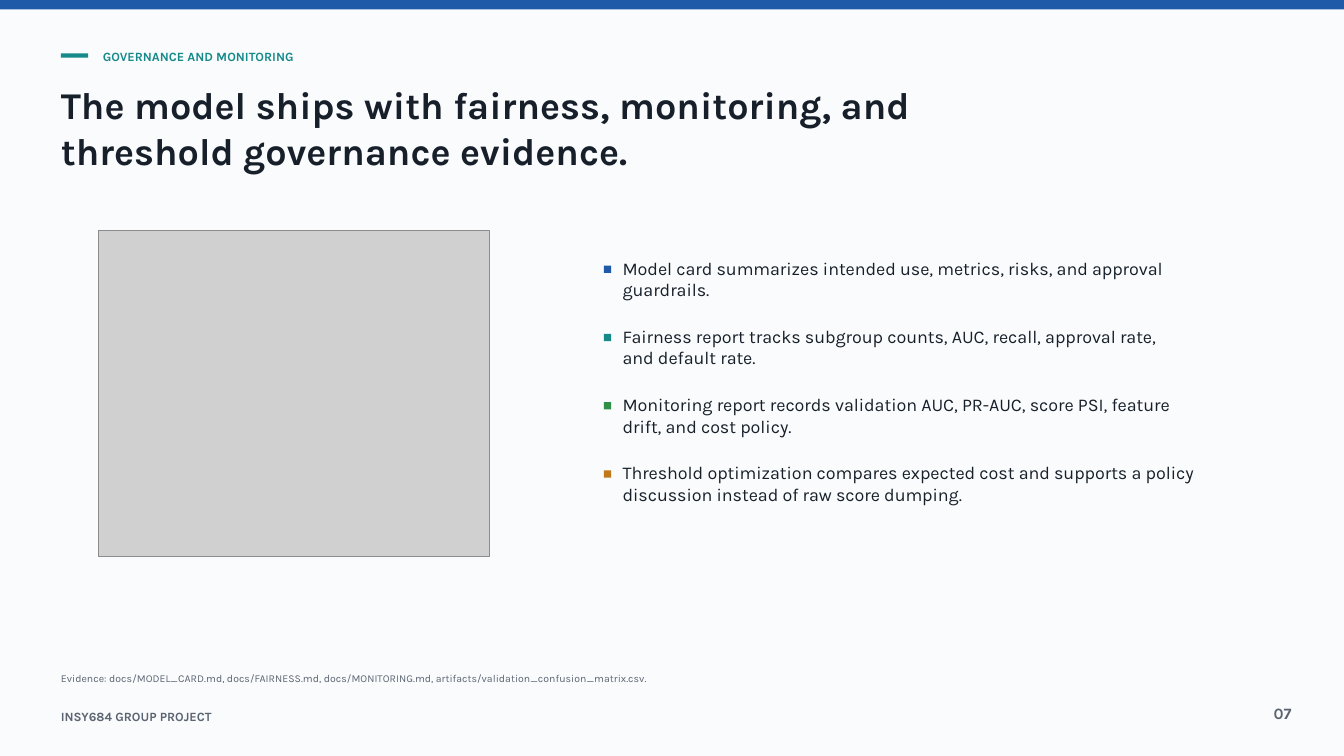
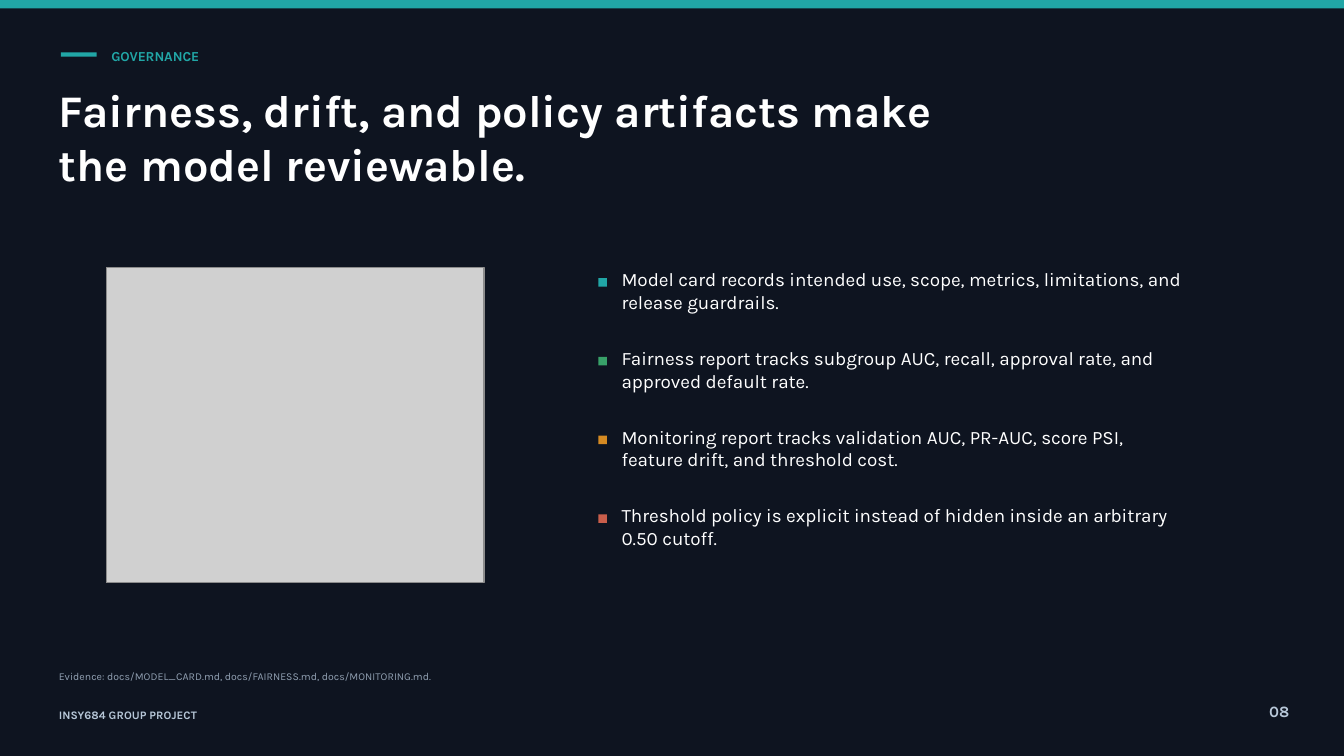
Before and after one commit to QingyuanWang-Data/INSY684_Group, a slide deck: slide 8 of outputs/manual-20260614-insy684-deck/presentations/insy684-mlops-technical-deck/output/insy684-mlops-technical-section.pptx (slide 7 before the commit). Drawn at 1344x756 pixels with LibreOffice and Linux fonts; fonts in the diff are those of the drawing; grey boxes stand for pictures. Boxes give left, top, right and bottom in pixels: in the first picture for what was removed or moved away, otherwise in the second. Text is boxed around its words. In the diff, an @@ line names an element or a change of style, - is before the commit and + after.

```diff
--- a/outputs/manual-20260614-insy684-deck/presentations/insy684-mlops-technical-deck/output/insy684-mlops-technical-section.pptx
+++ b/outputs/manual-20260614-insy684-deck/presentations/insy684-mlops-technical-deck/output/insy684-mlops-technical-section.pptx
@@ rectangle at box(0, 0, 1344, 756): fill #FAFBFC to #0E1420 @@
@@ rectangle at box(0, 0, 1344, 8): fill #1E5AA8 to #21A6A6 @@
@@ rectangle: place and size @@
-rectangle at box(60, 53, 88, 57)
+rectangle at box(60, 52, 96, 56)
@@ rectangle at box(60, 52, 96, 56): fill #168A8A to #21A6A6 @@
@@ text at box(111, 52, 199, 61): text changed; size 9 to 9.8 pt; text colour #168A8A to #21A6A6 @@
-GOVERNANCE AND MONITORING
+GOVERNANCE
@@ text added at box(59, 95, 932, 182), 32.2 pt, text #FFFFFF, bold @@
+Fairness, drift, and policy artifacts make the model reviewable.
@@ text removed at box(61, 92, 910, 174) @@
-The model ships with fairness, monitoring, and threshold governance evidence.
@@ picture: place and size @@
-picture at box(99, 231, 490, 557)
+picture at box(106, 268, 484, 583)
@@ rectangle at box(599, 278, 607, 286): fill #1E5AA8 to #21A6A6 @@
@@ rectangle: place and size @@
-rectangle at box(604, 266, 611, 273)
+rectangle at box(599, 278, 607, 286)
@@ text at box(622, 273, 1181, 314): text changed; size 12.8 to 13.5 pt; text colour #17202A to #FFFFFF @@
-Model card summarizes intended use, metrics, risks, and approval guardrails.
+Model card records intended use, scope, metrics, limitations, and release guardrails.
@@ rectangle: place and size @@
-rectangle at box(604, 334, 611, 341)
+rectangle at box(599, 357, 607, 365)
@@ rectangle at box(599, 357, 607, 365): fill #168A8A to #38A169 @@
@@ text at box(622, 352, 1154, 393): text changed; size 12.8 to 13.5 pt; text colour #17202A to #FFFFFF @@
-Fairness report tracks subgroup counts, AUC, recall, approval rate, and default rate.
+Fairness report tracks subgroup AUC, recall, approval rate, and approved default rate.
@@ rectangle: place and size @@
-rectangle at box(604, 402, 611, 409)
+rectangle at box(599, 436, 607, 444)
@@ rectangle at box(599, 436, 607, 444): fill #2F8F46 to #D58A22 @@
@@ text at box(622, 431, 1123, 468): text changed; size 12.8 to 13.5 pt; text colour #17202A to #FFFFFF @@
-Monitoring report records validation AUC, PR-AUC, score PSI, feature drift, and cost policy.
+Monitoring report tracks validation AUC, PR-AUC, score PSI, feature drift, and threshold cost.
@@ text removed at box(623, 466, 1194, 506) @@
-Threshold optimization compares expected cost and supports a policy discussion instead of raw score dumping.
@@ text added at box(622, 509, 1167, 546), 13.5 pt, text #FFFFFF @@
+Threshold policy is explicit instead of hidden inside an arbitrary 0.50 cutoff.
@@ rectangle: place and size @@
-rectangle at box(604, 471, 611, 478)
+rectangle at box(599, 514, 607, 522)
@@ rectangle at box(599, 514, 607, 522): fill #C07818 to #C95E4B @@
@@ text at box(59, 672, 431, 681): text changed; text colour #5B6472 to #91A0B2 @@
-Evidence: docs/MODEL_CARD.md, docs/FAIRNESS.md, docs/MONITORING.md, artifacts/validation_confusion_matrix.csv.
+Evidence: docs/MODEL_CARD.md, docs/FAIRNESS.md, docs/MONITORING.md.
@@ text "INSY684 GROUP PROJECT" at box(59, 711, 196, 719): size 9 to 8.2 pt, text colour #5B6472 to #B7C7D8 @@
@@ text added at box(1269, 706, 1289, 717), 11.2 pt, text #B7C7D8, bold @@
+08
@@ text removed at box(1274, 708, 1292, 719) @@
-07
```
Also in this commit, not shown: 3 other slides changed, 6 slides added, 4 slides removed, 2 other files.
